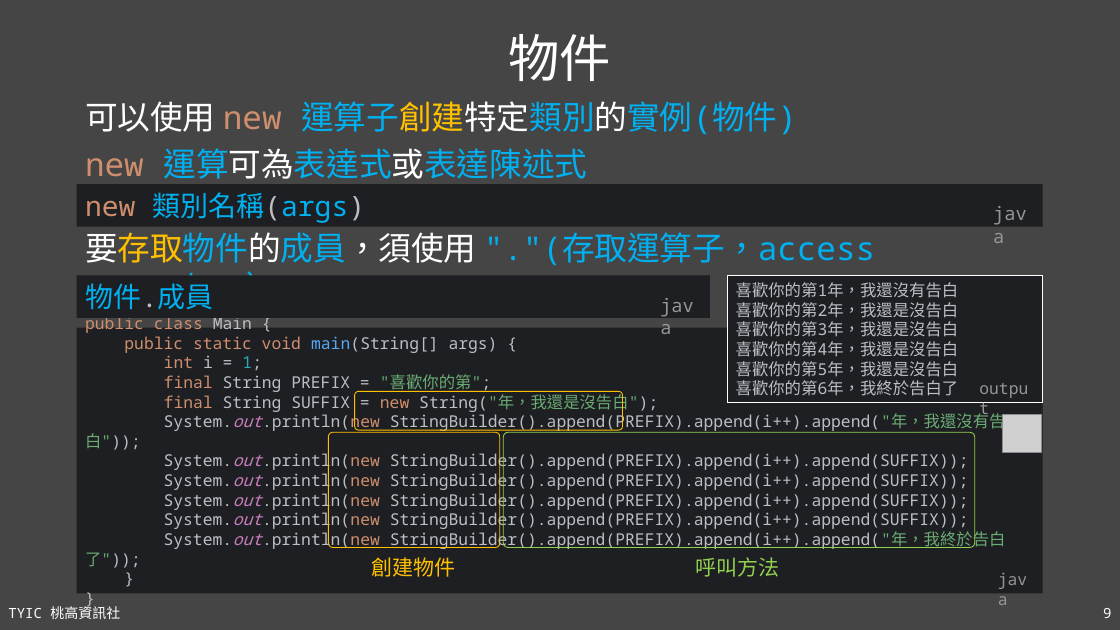
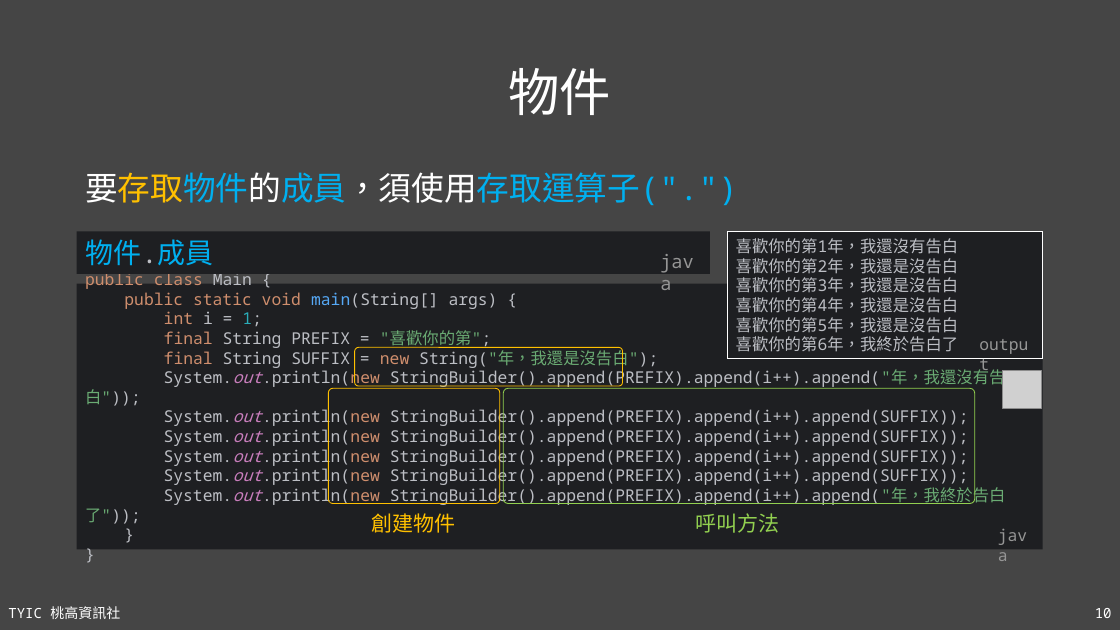
Before and after one commit to TYSHIC/slides, a slide deck: slide 10 of ppt/08_類別與物件.pptx (slide 9 before the commit). Drawn at 1120x630 pixels with LibreOffice and Linux fonts; fonts in the diff are those of the drawing; grey boxes stand for pictures. Boxes give left, top, right and bottom in pixels: in the first picture for what was removed or moved away, otherwise in the second. Text is boxed around its words. In the diff, an @@ line names an element or a change of style, - is before the commit and + after.

Commit message:
04_basic_java

```diff
--- a/ppt/08_類別與物件.pptx
+++ b/ppt/08_類別與物件.pptx
@@ title "物件": place and size @@
-title "物件" at (509, 34, 612, 81)
+title "物件" at (509, 68, 612, 115)
@@ text removed at (85, 101, 797, 179) @@
-可以使用 new 運算子創建特定類別的實例(物件)
-new 運算可為表達式或表達陳述式
@@ text at (85, 172, 737, 205): text changed @@
-要存取物件的成員，須使用 "."(存取運算子，access operator)
+要存取物件的成員，須使用存取運算子(".")
@@ rectangle removed at (76, 184, 1043, 226) @@
-new 類別名稱(args)
@@ text removed at (986, 198, 1044, 229) @@
-java
@@ 5 texts, 3 rectangles, 3 rounded rectangles, 1 picture: place and size @@
-5 texts, 3 rectangles, 3 rounded rectangles, 1 picture at (76, 276, 1044, 594)
+5 texts, 3 rectangles, 3 rounded rectangles, 1 picture at (76, 232, 1044, 549)
@@ page number at (1095, 608, 1112, 618): text changed @@
-9
+10
```
Also in this commit, not shown: 1 slide added, 7 other files.
